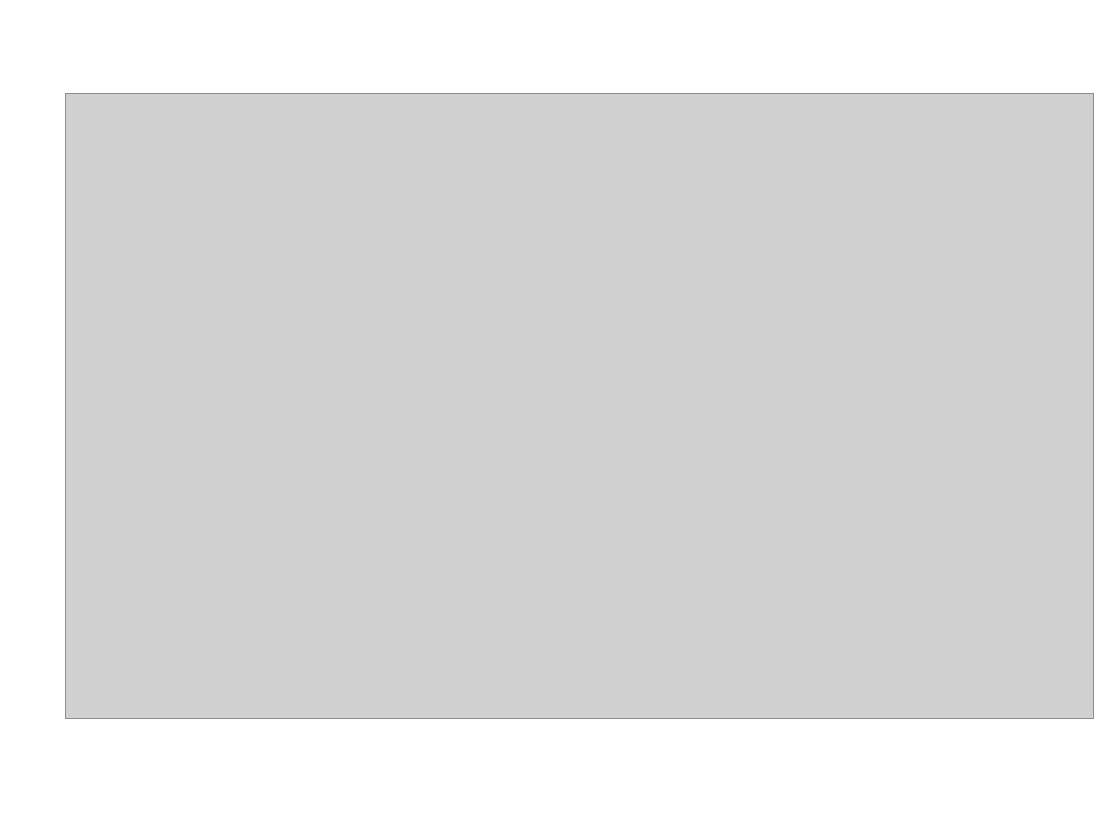
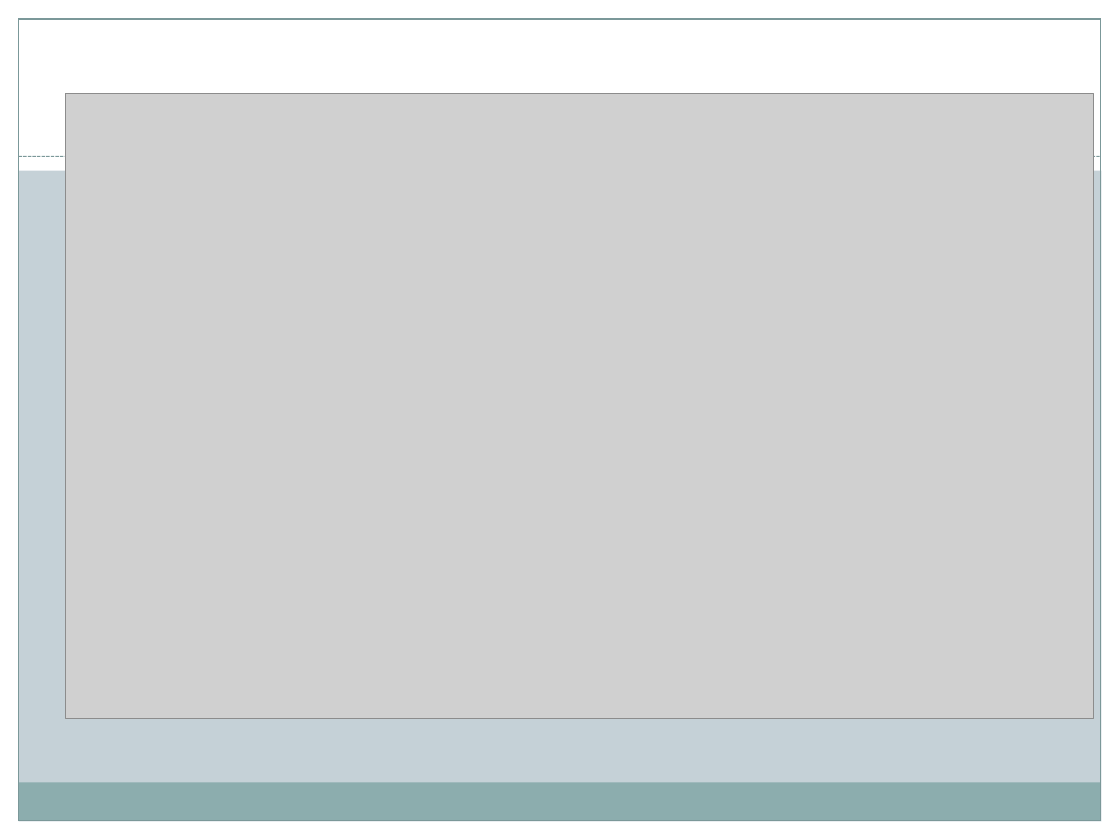
Before and after one commit to gwalda19/hairy-wookie, a slide deck: slide 7 of Minibase/FinalProject/FinalPresentation.pptx. Drawn at 1120x840 pixels with LibreOffice and Linux fonts; fonts in the diff are those of the drawing; grey boxes stand for pictures. Boxes give left, top, right and bottom in pixels: in the first picture for what was removed or moved away, otherwise in the second. Text is boxed around its words. In the diff, an @@ line names an element or a change of style, - is before the commit and + after.

```diff
--- a/Minibase/FinalProject/FinalPresentation.pptx
+++ b/Minibase/FinalProject/FinalPresentation.pptx
@@ background #FFFFFF to #C5D1D7 @@
@@ rectangle added at bbox=[0, 0, 1120, 170], fill #FFFFFF @@
@@ rectangle added at bbox=[0, 0, 19, 840], fill #FFFFFF @@
@@ rectangle added at bbox=[19, 19, 1101, 821], outline #7C999A 0.75 pt @@
@@ rectangle added at bbox=[1101, 0, 1120, 840], fill #FFFFFF @@
@@ line added from (19, 157) to (1101, 157), #7C999A 0.75 pt dashed @@
@@ rectangle added at bbox=[18, 783, 1100, 821], fill #8CADAE @@
@@ rectangle added at bbox=[0, 821, 1120, 840], fill #FFFFFF @@
```
Also in this commit, not shown: 12 other slides changed, 8 slides added, 6 slides removed.
